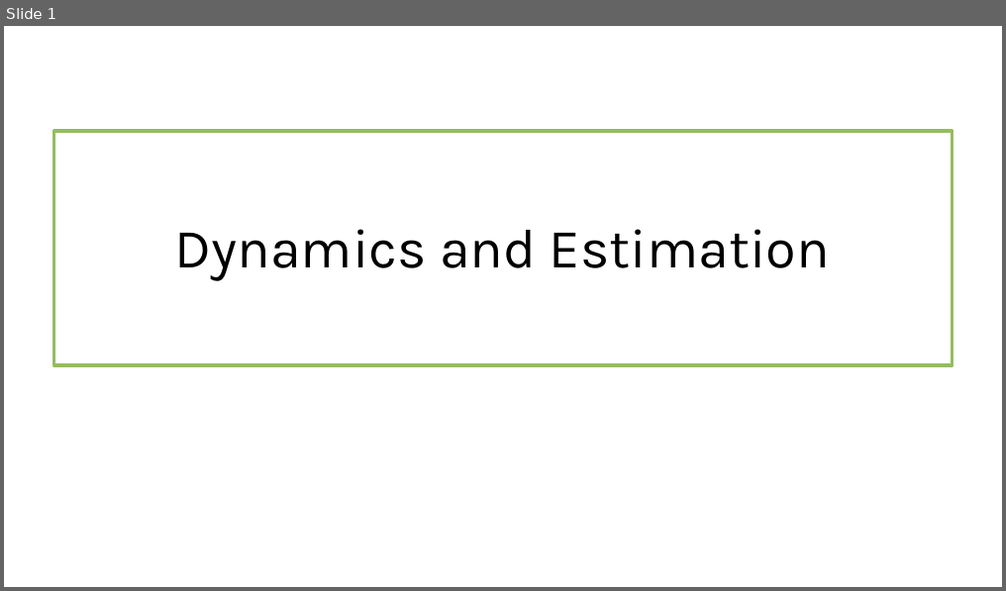
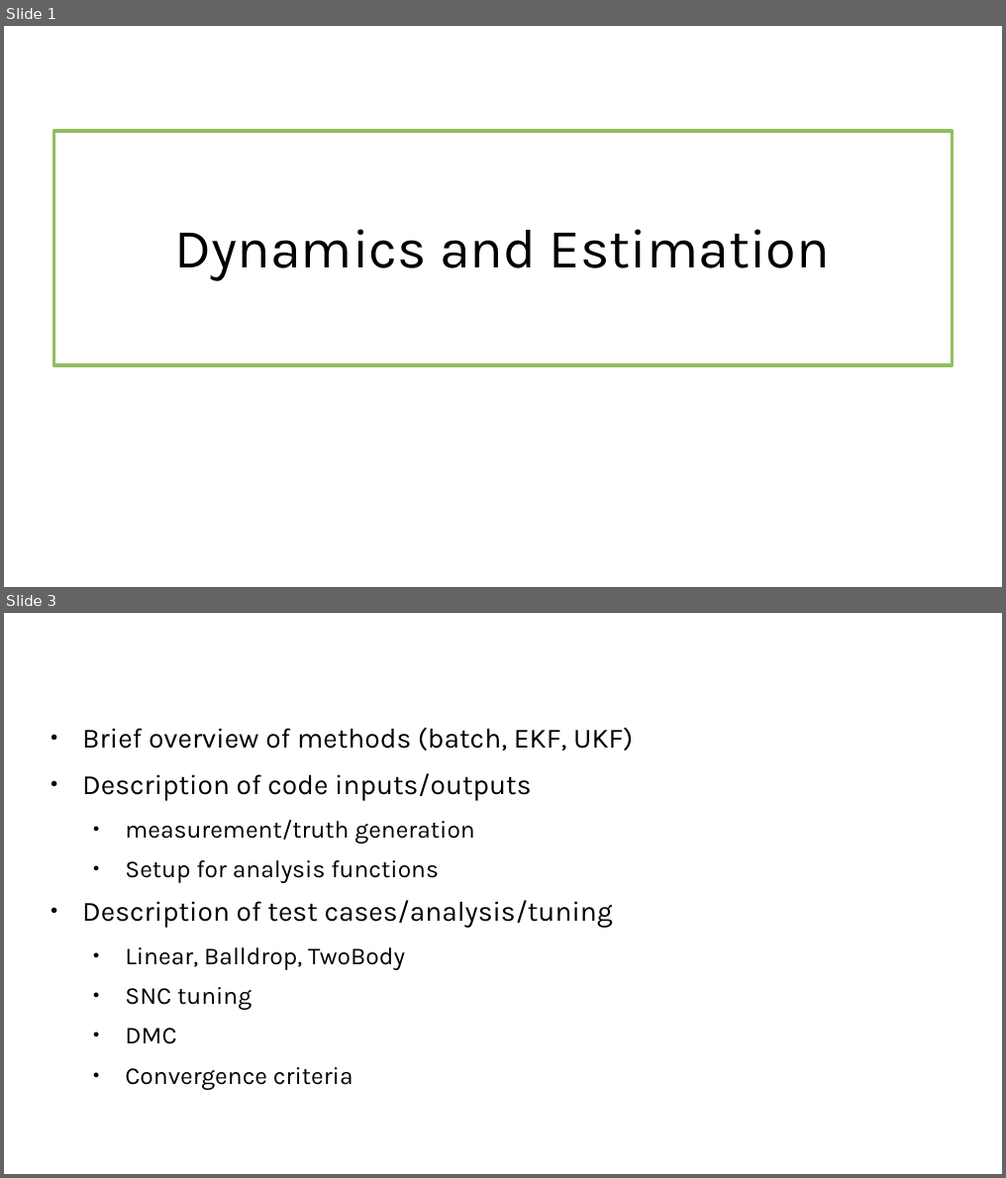
Before and after one commit to gehly/metis, a slide deck: doc/dynamics_and_estimation.odp. Shown one above the other, each under a label of ours: slide 1 before the commit, slides 1 and 3 after it; the slides between them are not shown. The pictures are 1006x591 and 1006x1178 pixels, drawn with LibreOffice and Linux fonts; fonts in the diff are those of the drawing; background and template pictures are left out. Boxes give left, top, right and bottom in pixels: in the first picture for what was removed or moved away, otherwise in the second. Text is boxed around its words. In the diff, an @@ line names an element or a change of style, - is before the commit and + after.

```diff
--- a/doc/dynamics_and_estimation.odp
+++ b/doc/dynamics_and_estimation.odp
@@ slide 3 added at [4, 613, 1002, 1174], background #FFFFFF @@
@@ title added at [40, 628, 966, 693], 33 pt, text #FFFFFF @@
+Estimation
@@ text added at [82, 727, 633, 1090], 22.2 pt, text #000000 @@
+● Brief overview of methods (batch, EKF, UKF)
+● Description of code inputs/outputs
+  ● measurement/truth generation
+  ● Setup for analysis functions
+● Description of test cases/analysis/tuning
+  ● Linear, Balldrop, TwoBody
+  ● SNC tuning
+  ● DMC
+  ● Convergence criteria
@@ text added at [307, 1140, 699, 1169], 14 pt, text #FFFFFF @@
+Presentation
@@ page number added at [720, 1140, 952, 1169], 14 pt, text #FFFFFF @@
+3
```
Also in this commit, not shown: 11 other slides added, 1 slide removed, 11 other files.
